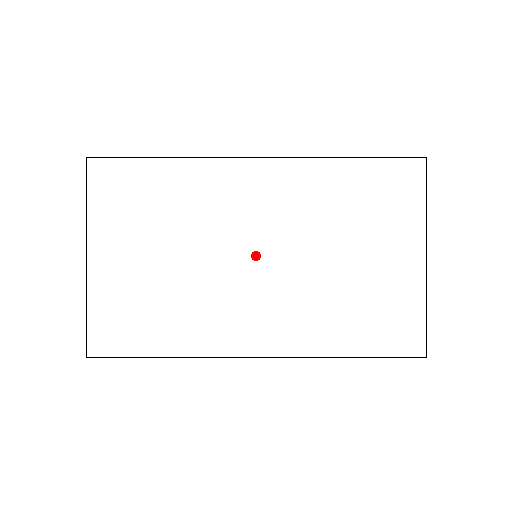
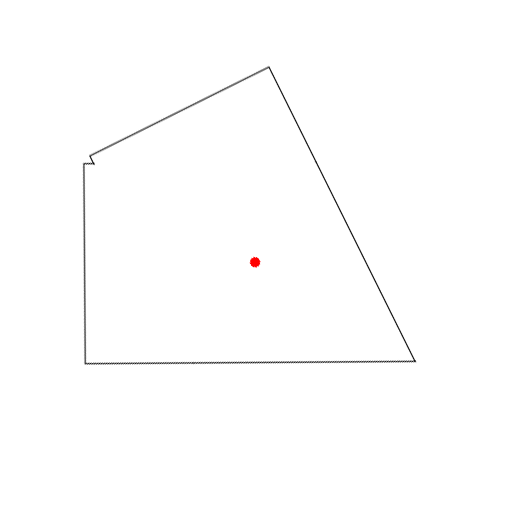
Layered file, before and after one edit (512x512). Changes by layer:
added layer "60Rect" (1st of 2) above "60Rect" over [82, 65, 427, 366]
hid "Rect" over [82, 128, 427, 366]
